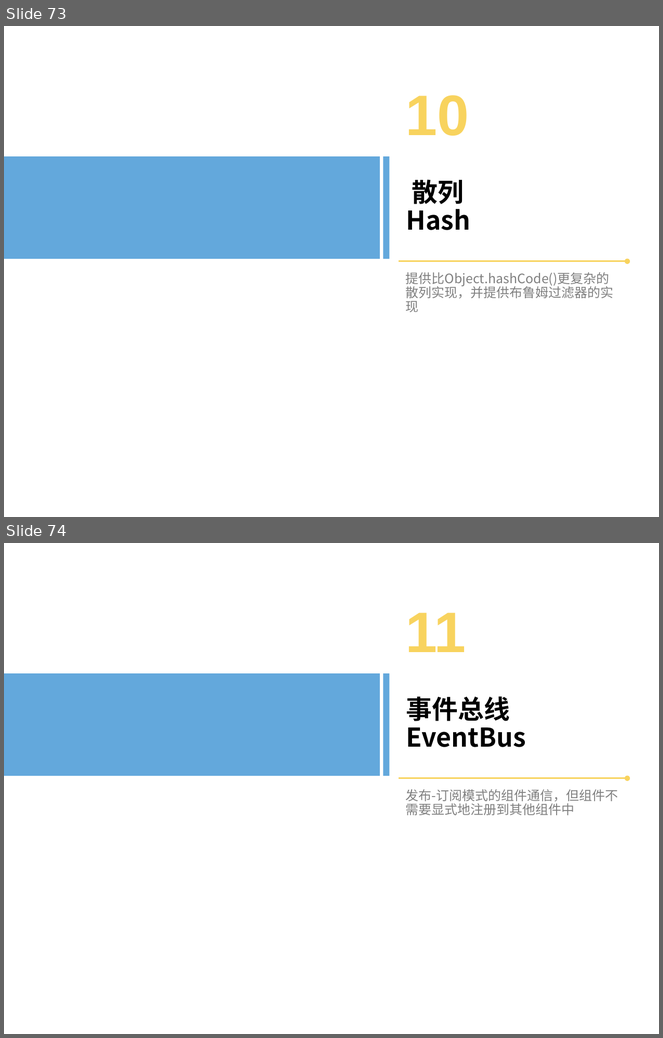
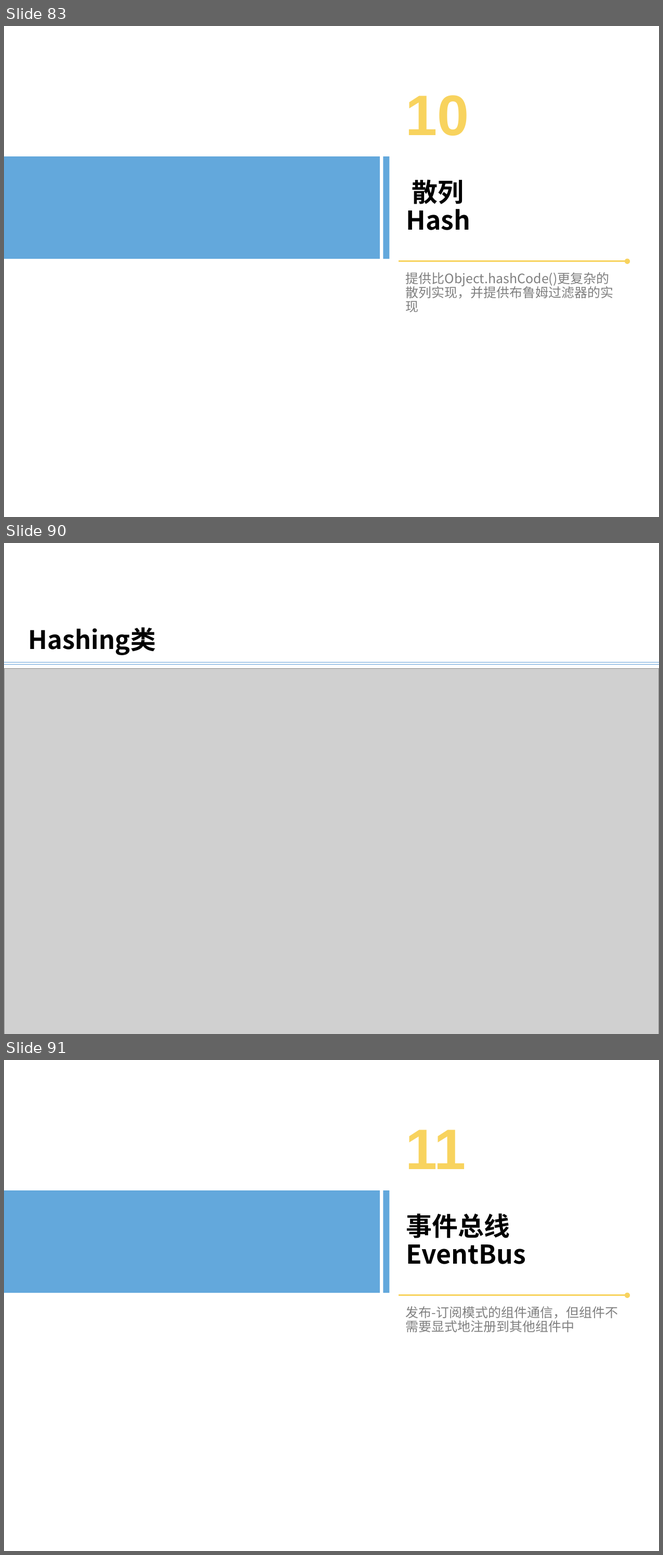
Before and after one commit to bxguo/guava, a slide deck: Guava介绍.pptx. Shown one above the other, each under a label of ours: slides 73 and 74 before the commit, slides 83, 90 and 91 after it; the slides between them are not shown. The pictures are 663x1038 and 663x1555 pixels, drawn with LibreOffice and Linux fonts; fonts in the diff are those of the drawing; grey boxes stand for pictures; background and template pictures are left out. Boxes give left, top, right and bottom in pixels: in the first picture for what was removed or moved away, otherwise in the second. Text is boxed around its words. In the diff, an @@ line names an element or a change of style, - is before the commit and + after.

```diff
--- a/Guava介绍.pptx
+++ b/Guava介绍.pptx
@@ slide 90 added at bbox=[4, 543, 659, 1034], background #FFFFFF @@
@@ text added at bbox=[28, 627, 156, 655], 28 pt, text #000000, bold @@
+Hashing类
@@ line added from (4, 662) to (659, 662), #5B9BD5 0.5 pt @@
@@ line added from (4, 664) to (659, 664), #5B9BD5 0.5 pt @@
@@ picture added at bbox=[4, 669, 659, 1034] @@
@@ what was slide 73 is now slide 83 @@
@@ what was slide 74 is now slide 91 @@
```
Also in this commit, not shown: 26 other slides added, 1 other file.
